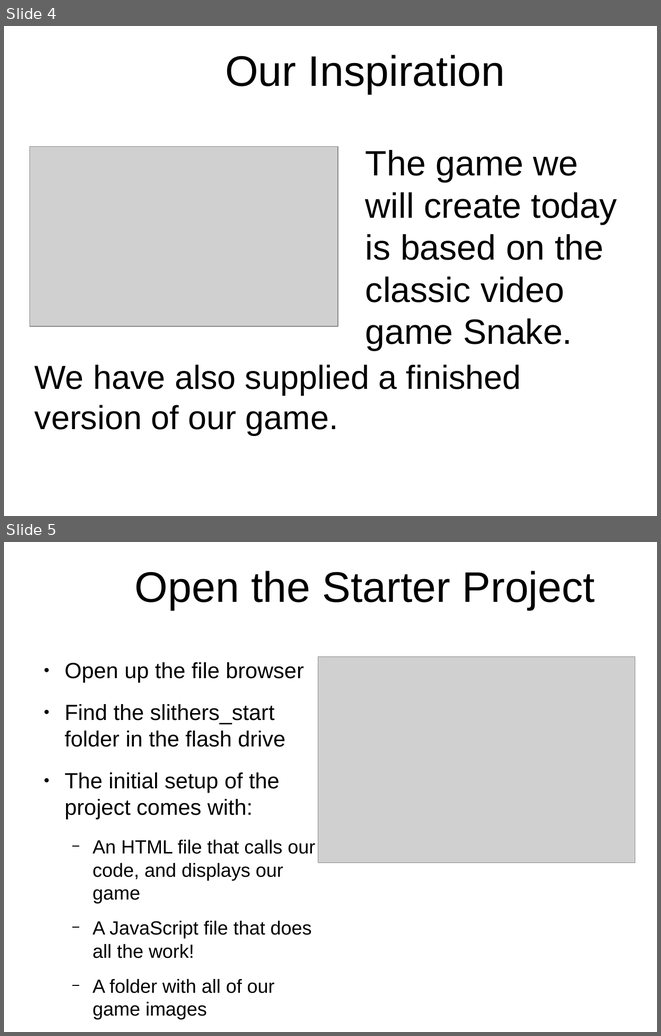
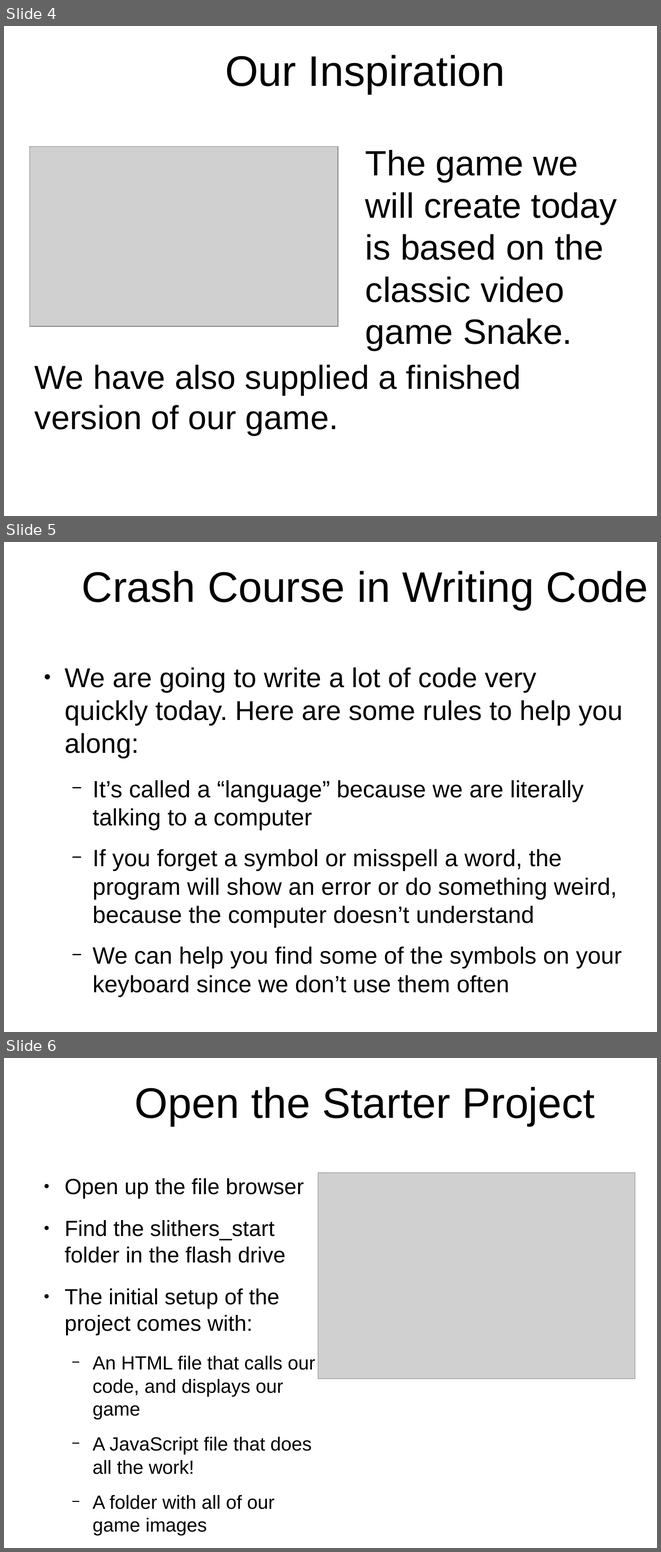
Before and after one commit to originalgrego/Slithers, a slide deck: Slithers - Explorathon 2018.odp. Shown one above the other, each under a label of ours: slides 4 and 5 before the commit, slides 4, 5 and 6 after it. The pictures are 661x1036 and 661x1552 pixels, drawn with LibreOffice and Linux fonts; fonts in the diff are those of the drawing; grey boxes stand for pictures; background and template pictures are left out. Boxes give left, top, right and bottom in pixels: in the first picture for what was removed or moved away, otherwise in the second. Text is boxed around its words. In the diff, an @@ line names an element or a change of style, - is before the commit and + after.

```diff
--- a/Slithers - Explorathon 2018.odp
+++ b/Slithers - Explorathon 2018.odp
@@ slide 5 added at bbox=[4, 542, 657, 1032], background picture (left out) @@
@@ title added at bbox=[82, 571, 648, 610], 51.9 pt, text #000000 @@
+Crash Course in Writing Code
@@ text added at bbox=[64, 667, 623, 997], 28.7 pt, text #000000 @@
+● We are going to write a lot of code very quickly today. Here are some rules to help you along:
+  − It’s called a “language” because we are literally talking to a computer
+  − If you forget a symbol or misspell a word, the program will show an error or do something weird, because the computer doesn’t understand
+  − We can help you find some of the symbols on your keyboard since we don’t use them often
@@ what was slide 5 is now slide 6 @@
```
Also in this commit, not shown: 12 slides changed, 6 other slides added, 1 slide removed, 6 other files.
